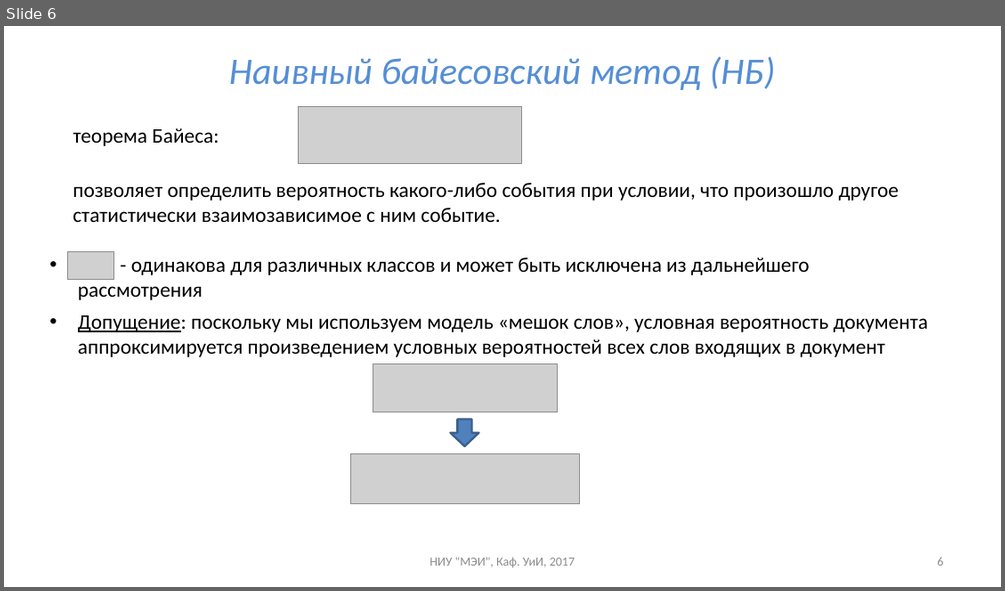
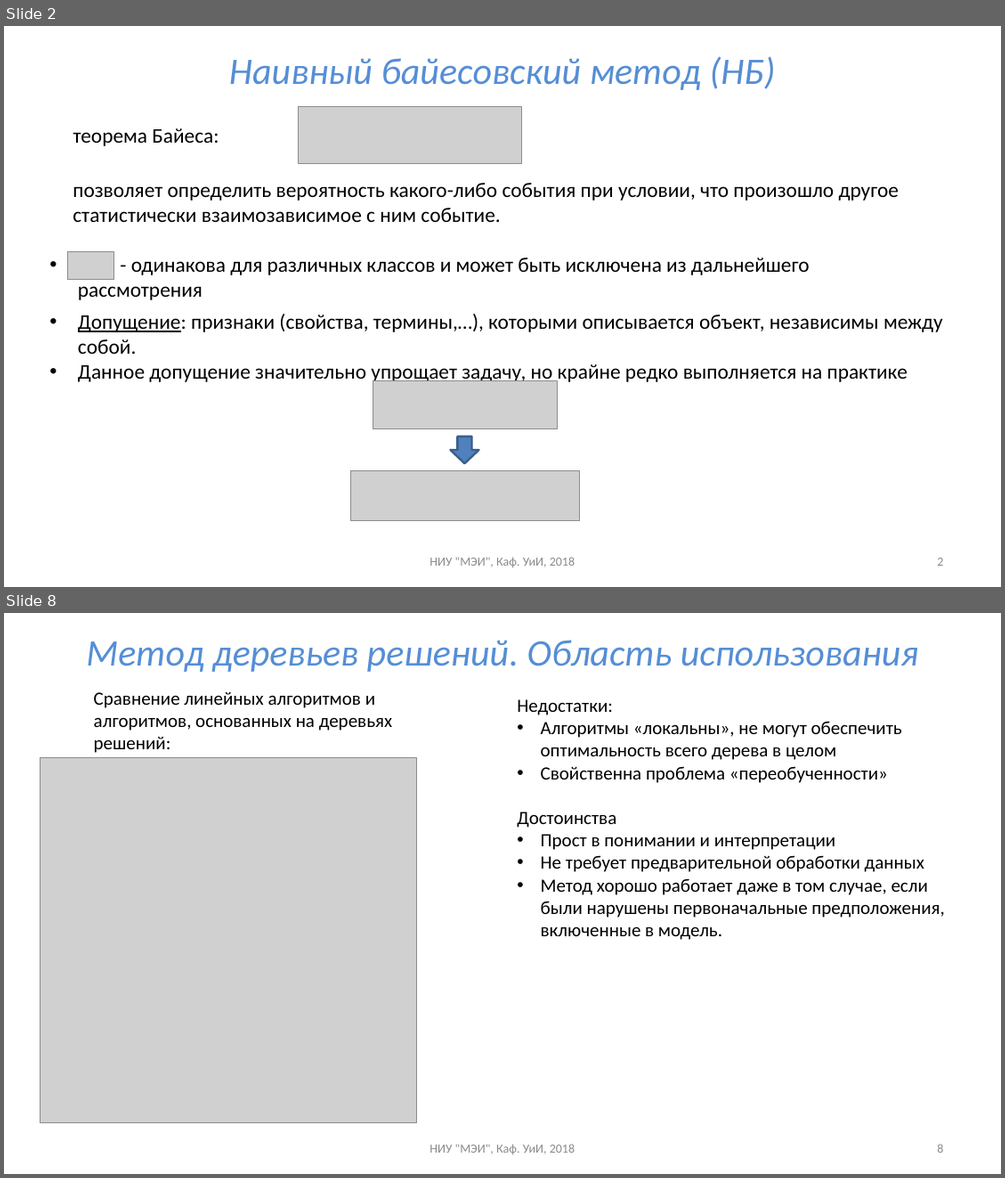
Before and after one commit to uii-mpei/uii-mpei.github.io, a slide deck: study/courses/iis/IIS_lec_3.pptx. Shown one above the other, each under a label of ours: slide 6 before the commit, slides 2 and 8 after it; the slides between them are not shown. The pictures are 1005x591 and 1005x1178 pixels, drawn with LibreOffice and Linux fonts; fonts in the diff are those of the drawing; grey boxes stand for pictures. Boxes give left, top, right and bottom in pixels: in the first picture for what was removed or moved away, otherwise in the second. Text is boxed around its words. In the diff, an @@ line names an element or a change of style, - is before the commit and + after.

```diff
--- a/study/courses/iis/IIS_lec_3.pptx
+++ b/study/courses/iis/IIS_lec_3.pptx
@@ slide 8 added at bbox=[4, 613, 1001, 1174], background #FFFFFF @@
@@ title added at bbox=[86, 640, 918, 672], 36 pt, text #558ED5, italic @@
+Метод деревьев решений. Область использования
@@ text added at bbox=[94, 691, 392, 753], 18 pt, text #000000 @@
+Сравнение линейных алгоритмов и алгоритмов, основанных на деревьях решений:
@@ text added at bbox=[517, 699, 944, 940], 18 pt, text #000000 @@
+Недостатки:
+• Алгоритмы «локальны», не могут обеспечить оптимальность всего дерева в целом
+• Свойственна проблема «переобученности»
+Достоинства
+• Прост в понимании и интерпретации
+• Не требует предварительной обработки данных
+• Метод хорошо работает даже в том случае, если были нарушены первоначальные предположения, включенные в модель.
@@ picture added at bbox=[40, 758, 417, 1123] @@
@@ text added at bbox=[429, 1143, 574, 1154], 12 pt, text #8C8C8C @@
+НИУ "МЭИ", Каф. УиИ, 2018
@@ page number added at bbox=[937, 1143, 943, 1152], 12 pt, text #8C8C8C @@
+8
@@ what was slide 6 is now slide 2 @@
@@ slide 2 changed as well @@
@@ text at bbox=[78, 313, 943, 385]: text changed @@
-• Допущение: поскольку мы используем модель «мешок слов», условная вероятность документа аппроксимируется произведением условных вероятностей всех слов входящих в документ
+• Допущение: признаки (свойства, термины,…), которыми описывается объект, независимы между собой.
+• Данное допущение значительно упрощает задачу, но крайне редко выполняется на практике
@@ 2 pictures, 1 down arrow: place and size @@
-2 pictures, 1 down arrow at bbox=[350, 364, 579, 504]
+2 pictures, 1 down arrow at bbox=[350, 381, 579, 521]
@@ text at bbox=[429, 556, 574, 567]: text changed @@
-НИУ "МЭИ", Каф. УиИ, 2017
+НИУ "МЭИ", Каф. УиИ, 2018
@@ page number at bbox=[937, 557, 943, 565]: text changed @@
-6
+2
```
Also in this commit, not shown: 2 other slides changed, 5 other slides added, 4 slides removed.
